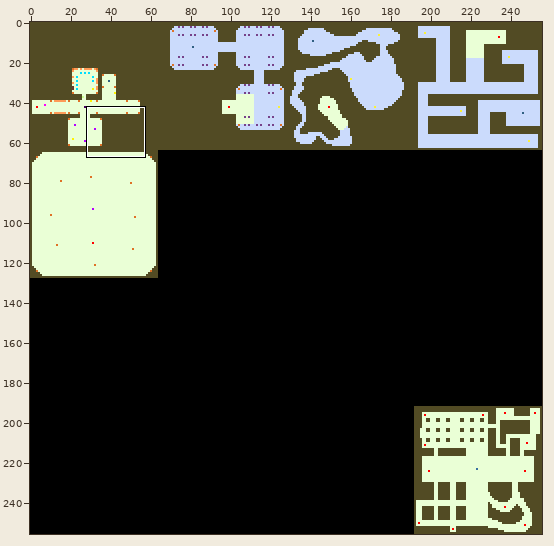
One commit to this pixel-art file: assets/image/level.aseprite. Above: a wide view before the commit, with the close-up outlined.
Close-up. As it was:
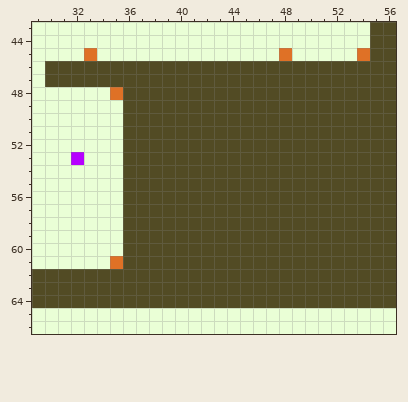
256x256 pixels, 1 frame. Colours within 5 levels of each other are drawn and written as one. Shown: x 29..56, y 43..66.
The same view after the edit:
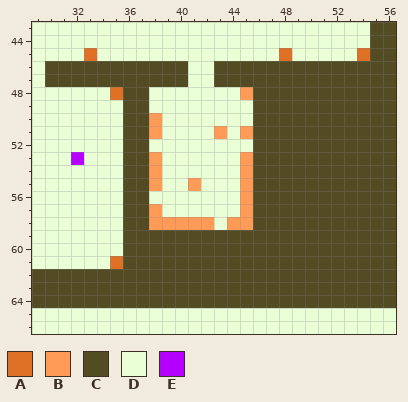
Palette (. is transparent): A #df7126  B #ff9b57  C #524b24  D #eaffd6  E #b600ff
Edits made:
y 46..47: x 41..42 CC -> DD
y 48: x 38..45 CCCCCCCC -> DDDDDDDB
y 49: x 38..45 CCCCCCCC -> DDDDDDDD
y 50: x 38..45 CCCCCCCC -> BDDDDDDD
y 51: x 38..45 CCCCCCCC -> BDDDDBDB
y 52: x 38..45 CCCCCCCC -> DDDDDDDD
y 53..54: x 38..45 CCCCCCCC -> BDDDDDDB
y 55: x 38..45 CCCCCCCC -> BDDBDDDB
y 56: x 38..45 CCCCCCCC -> DDDDDDDB
y 57: x 38..45 CCCCCCCC -> BDDDDDDB
y 58: x 38..45 CCCCCCCC -> BBBBBDBB
Where, in picture pixels (left, top, right, bottom), the same in both close-ups:
changed: (149, 61, 253, 230)
